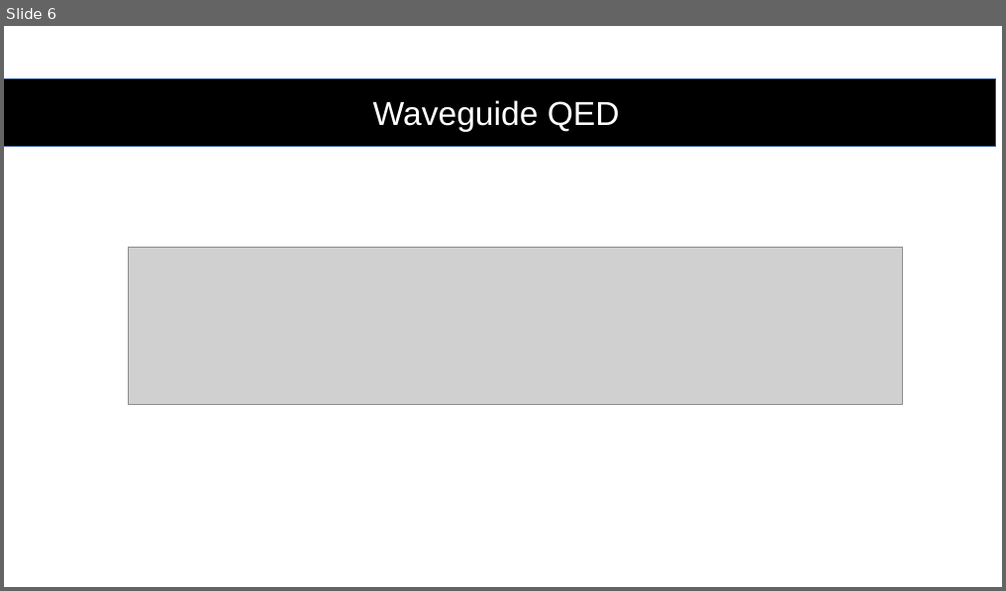
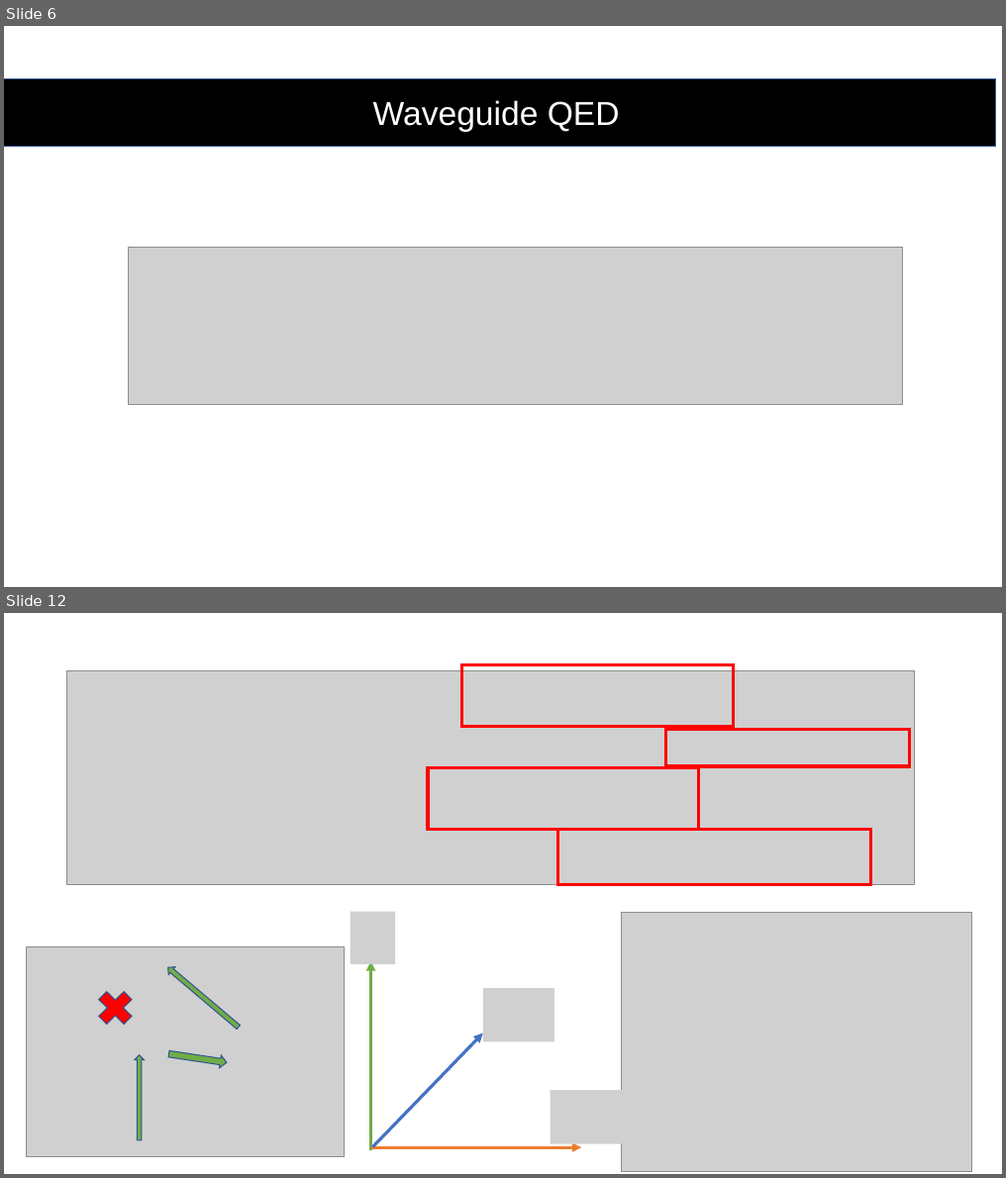
Before and after one commit to youjieyu888/circular-waveguide, a slide deck: Jieyu You.pptx. Shown one above the other, each under a label of ours: slide 6 before the commit, slides 6 and 12 after it; the slides between them are not shown. The pictures are 1006x591 and 1006x1178 pixels, drawn with LibreOffice and Linux fonts; fonts in the diff are those of the drawing; grey boxes stand for pictures. Boxes give left, top, right and bottom in pixels: in the first picture for what was removed or moved away, otherwise in the second. Text is boxed around its words. In the diff, an @@ line names an element or a change of style, - is before the commit and + after.

```diff
--- a/Jieyu You.pptx
+++ b/Jieyu You.pptx
@@ slide 12 added at bbox=[4, 613, 1002, 1174], background #FFFFFF @@
@@ picture added at bbox=[66, 670, 914, 884] @@
@@ rectangle added at bbox=[462, 664, 734, 726], outline #FF0000 3 pt @@
@@ rectangle added at bbox=[665, 729, 910, 766], outline #FF0000 3 pt @@
@@ rectangle added at bbox=[428, 768, 699, 830], outline #FF0000 3 pt @@
@@ rectangle added at bbox=[558, 830, 871, 884], outline #FF0000 3 pt @@
@@ group added at bbox=[350, 912, 625, 1152]: 3 arrows, 3 pictures @@
@@ picture added at bbox=[622, 912, 972, 1172] @@
@@ picture added at bbox=[26, 948, 344, 1157] @@
@@ right arrow added at bbox=[165, 964, 242, 1031], fill #70AD47, outline #325491 1 pt @@
@@ cross added at bbox=[91, 984, 139, 1032], fill #FF0000, outline #325491 1 pt @@
@@ right arrow added at bbox=[135, 1056, 144, 1141], fill #70AD47, outline #325491 1 pt @@
@@ right arrow added at bbox=[168, 1049, 228, 1069], fill #70AD47, outline #325491 1 pt @@
```
Also in this commit, not shown: 6 slides changed, 2 other slides added, 1 slide removed, 4 other files.
